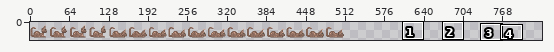
File history of a sprite sheet, assets/spritesheets/tobypounce.png. The picture above shows the old version from afar; the outline marks the close-up.
Close-up. Old version:
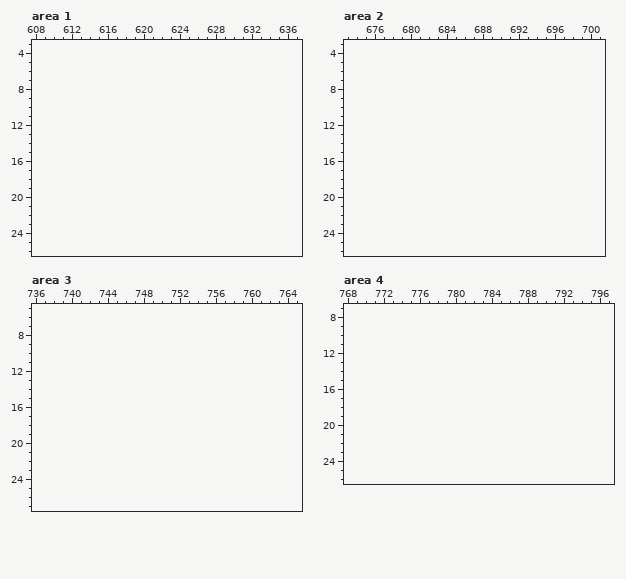
The file is 512x64 pixels. Colours within 5 levels of each other are drawn and written as one. Shown: area 1: x 608..637, y 3..26; area 2: x 673..701, y 3..26; area 3: x 736..765, y 5..27; area 4: x 768..797, y 7..26. The old version is drawn lined up with the new one, on the new canvas. The wide view leaves out empty margins. The commit also changed other parts of the picture, which this record leaves out.
After:
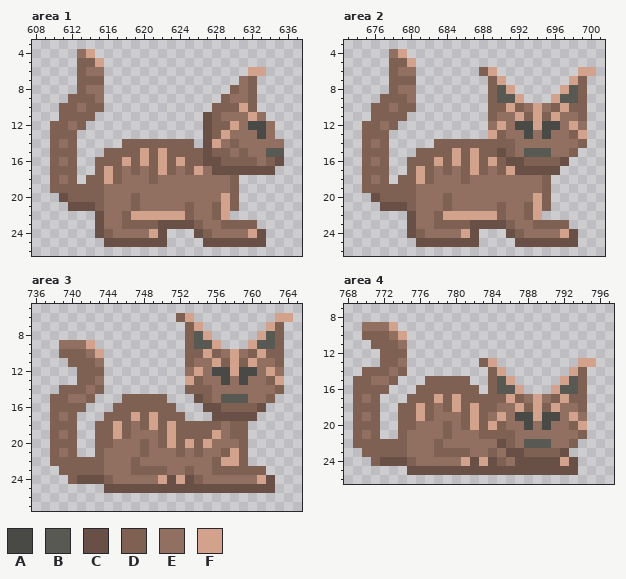
Palette (. is transparent): A #494946  B #595954  C #685046  D #7f6154  E #916f61  F #d3a28d
From old to new:
canvas 512x64 -> 832x64
Changed rows in their new state; - is an unchanged pixel.
Area 1:
first column x 610:
 4 ---EF---------------------
 5 ---DDF--------------------
 6 ---DEE----------------FF--
 7 ---DDD---------------ED---
 8 ---DEE--------------DED---
 9 --DDDE-------------DEED---
10 -DDEDD------------DDDFD---
11 -DDDD------------CDEEEFE--
12 DDED-------------CDDFEAAE-
13 DDD--------------CDFEEEAE-
14 DED-----DDDDDDDD-CFEDEEEEE
15 DDD---DDDDFDFDDDDCDDEDEEBB
16 DED--DDDFDFDFDFDDCCDDDDEDC
17 DDD--DFDEDEDFDEDFECCCCCCC-
18 DED-DDFDEEEDEEEEEEEED-----
19 DDDDDDEEEEEEEEEEEEEED-----
20 -CDDDDEEEDEEEEEEEEEFD-----
21 --CCCDEEEDEEEEEDEEDFD-----
22 -----CEEDFFFFFFDEEDF------
23 -----CEEDDDDCCCCDEEDDDD---
24 -----CDEEEEFC---CDEEEEFC--
25 ------CCCCCCC----CCCCCCC--
Area 2:
first column x 675:
 4 ---EF---------------------
 5 ---DDF--------------------
 6 ---DEE-------DF---------FF
 7 ---DDD--------DF-------FD-
 8 ---DEE--------DBF-----FBD-
 9 --DDDE--------DBBF---FBBD-
10 -DDEDD--------DDFDEFEDFDD-
11 -DDDD---------DEEFDFDFEED-
12 DDED----------EFEAAFAAEFE-
13 DDD-----------FDEEAEAEEDF-
14 DED-----DDDDDDDDDEEEEEEED-
15 DDD---DDDDFDFDDCDEBBBEED--
16 DED--DDDFDFDFDFDCCDDDDC---
17 DDD--DFDEDEDFDEDFCCCCC----
18 DED-DDFDEEEDEEEEEEEED-----
19 DDDDDDEEEEEEEEEEEEEED-----
20 -CDDDDEEEDEEEEEEEEEFD-----
21 --CCCDEEEDEEEEEDEEDFD-----
22 -----CEEDFFFFFFDEEDF------
23 -----CEEDDDDCCCCDEEDDDD---
24 -----CDEEEEFC---CDEEEEFC--
25 ------CCCCCCC----CCCCCCC--
Area 3:
first column x 738:
 6 --------------DF---------FF
 7 ---------------DF-------FD-
 8 ---------------DBF-----FBD-
 9 -EEEF----------DBBF---FBBD-
10 -DDDEF---------DDFDEFEDFDD-
11 --DDDE---------DEEFDFDFEED-
12 ---DDD---------EFEAAFAAEFE-
13 ---DDE---------FDEEAEAEEDF-
14 -DDDED---------DDDEEEEEEED-
15 DDEED---DDDDD---CDEBBBEED--
16 DDDD---DDDDDDD---CCDDDDC---
17 DED---DDDFDFDDD---CCCCC----
18 DDD--DDFDEDFDFDDDDDEDD-----
19 DED--DDFDEEEDFDDDDFEDD-----
20 DDD--DDEEEDEDFDFDFEEED-----
21 DED--DEEEEDEEEDEDEEDFD-----
22 DDDDDDEEEDEEEEEEEEDFFD-----
23 -DDDDDEEEDDDDEEDEEDDDDDD---
24 --DCCCDEEEEEFCFCDEEEEEEFC--
25 ------CCCCCCCCCCCCCCCCCCC--
Area 4:
first column x 769:
 9 -EEEF----------------------
10 -DDDEF---------------------
11 --DDDE---------------------
12 ---DDD---------------------
13 ---DDE--------DF---------FF
14 -DDDED---------DF-------FD-
15 DDEED---DDDDD--DBF-----FBD-
16 DDDD---DDDDDDD-DBBF---FBBD-
17 DED---DDDFDFDDDDDFDEFEDFDD-
18 DDD--DDFDEDFDFDDEEFDFDFEED-
19 DED--DDFDEEEDFDEFEAAFAAEFE-
20 DDD--DDEEEDEDFDFDEEAEAEEDF-
21 DED--DEEEEDEEEDDDDEEEEEEED-
22 DDDDDDEEEDEEEEEECDEBBBEED--
23 -DDDDDEEEDDDDEEDECCDDDDC---
24 --DCCCDEEEEEFCFCDECCCCCFC--
25 ------CCCCCCCCCCCCCCCCCCC--
Boxes around the changes in both close-ups, in picture pixels (x1, y1, x2, y2):
added: (50, 49, 284, 247)
added: (362, 49, 596, 247)
added: (50, 313, 293, 493)
added: (353, 322, 596, 475)
